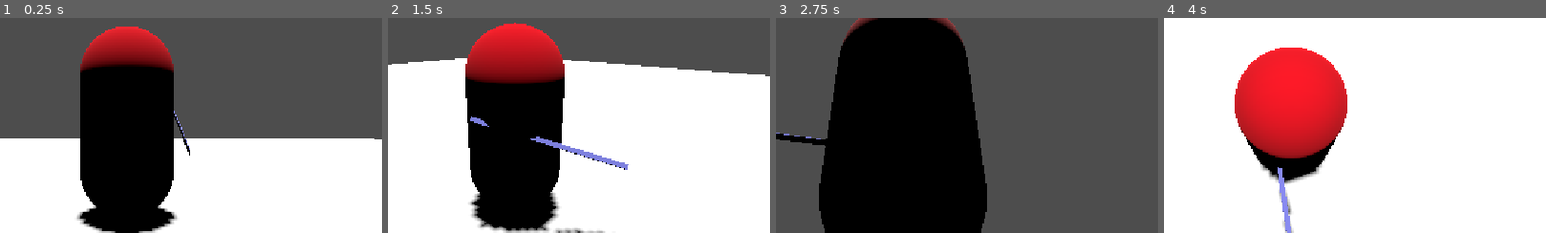
Above: before the commit, frames 1-4 (left to right).
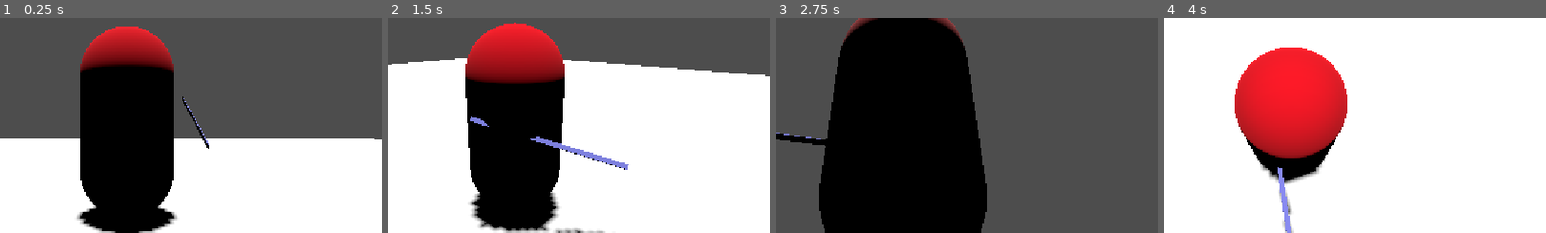
Above: after the commit, the same moments.

Repository: Gabaghooul/Dark-of-Curseness
Game: Godot game, scene res://main.tscn
Same seed, same stepped clock (60 frames per second), same inputs: the game is played once before the commit and once after it.
Inputs (mouse positions are % of the whole screen's width and height, from its top left):
- Up to frame 1 (0.25 s): no input
- Up to frame 2 (1.5 s): tap Enter at 0.5 s; move the mouse to (72, 45) at 0.52 s; hold D (move_right) 0.53-1.28 s; click (72, 45) at 0.6 s; move the mouse to (30, 55) at 1.27 s; hold S (move_back) from 1.28 s (still down); click (30, 55) at 1.35 s
- Up to frame 3 (2.75 s): move the mouse to (60, 28) at 2.02 s; release S (move_back) at 2.03 s; hold D (move_right) from 2.03 s (still down); click (60, 28) at 2.1 s
- Up to frame 4 (4 s): move the mouse to (45, 70) at 2.77 s; release D (move_right) at 2.78 s; hold W (move_forward) 2.78-3.53 s; click (45, 70) at 2.85 s; move the mouse to (80, 65) at 3.52 s; hold A (move_left) from 3.53 s (still down); click (80, 65) at 3.6 s
The pictures show only the part of the screen within x 33-83%, y 26-76%; the shares and areas given below are measured in that part.

The runs differ from the first frame. In frame 1, 0.3% of the frame differs, in the area x 45-55%, y 36-64%; in frame 2, less than 0.1%; in frame 3, less than 0.1%; in frame 4, less than 0.1%.

Commit message:
Slightly more robust combo logic

Diff:
--- a/enemy.gd
+++ b/enemy.gd
@@ -1,6 +1,6 @@
 extends CharacterBody3D
 
-@export var max_hp = 50
+@export var max_hp = 250
 @export var damage = 10
 var connected_hits = []
 
@@ -28,6 +28,10 @@
 		target.get_node("Health").take_damage(damage)
 		connected_hits.append(target)
 
+func hurt():
+	timer.start()
+	$AnimationPlayer.play("Hurt")
+
 func death():
 	#give xp/roll for drops/etc
 	queue_free()
--- a/enemy.tscn
+++ b/enemy.tscn
@@ -113,3 +113,4 @@
 [connection signal="area_entered" from="VisualPivot/Hitbox" to="." method="_on_hitbox_area_entered"]
 [connection signal="timeout" from="Timer" to="." method="_on_timeout"]
 [connection signal="death" from="Health" to="." method="death"]
+[connection signal="hurt" from="Health" to="." method="hurt"]
--- a/health.gd
+++ b/health.gd
@@ -2,6 +2,7 @@
 
 var max_hp = 0
 var hp = 0
+signal hurt
 signal death
 
 func init(parent_hp):
@@ -10,6 +11,7 @@
 
 func take_damage(damage):
 	if hp > 0:
+		emit_signal("hurt")
 		hp -= damage
 		print("Entity hit: ", hp, "/", max_hp)
 		if hp <= 0:
--- a/player.gd
+++ b/player.gd
@@ -44,7 +44,7 @@
 		elif state == "RECOVERY":
 			state = "ATTACK"
 			velocity = Vector3.ZERO
-			$WeaponSlot/Weapon.attack2()
+			$WeaponSlot/Weapon.attack()
 		elif state == "ATTACK":
 			combo_buffered = true
 
@@ -53,11 +53,12 @@
 	if combo_buffered:
 		state = "ATTACK"
 		velocity = Vector3.ZERO
-		$WeaponSlot/Weapon.attack2()
+		$WeaponSlot/Weapon.attack()
 		combo_buffered = false
 
 func reset_state():
 	state = "READY"
+	combo_buffered = false
 
 func _unhandled_input(event):
 	if event is InputEventMouseMotion:
@@ -65,6 +66,10 @@
 		spring_arm.rotation_degrees.x = clamp(spring_arm.rotation_degrees.x, -90.0, 30.0)
 		spring_arm.rotation.y -= event.relative.x * mouse_sensitivity
 
+func hurt():
+	state = "HURT"
+	$AnimationPlayer.play("Hurt")
+
 func death():
 	#game over
 	queue_free()
--- a/player.tscn
+++ b/player.tscn
@@ -14,6 +14,47 @@
 [sub_resource type="CapsuleMesh" id="CapsuleMesh_4flbx"]
 material = SubResource("StandardMaterial3D_onrkg")
 
+[sub_resource type="Animation" id="Animation_i3pqv"]
+resource_name = "Hurt"
+length = 0.2667
+tracks/0/type = "rotation_3d"
+tracks/0/imported = false
+tracks/0/enabled = true
+tracks/0/path = NodePath("Pivot")
+tracks/0/interp = 1
+tracks/0/loop_wrap = true
+tracks/0/keys = PackedFloat32Array(0, 1, 0, 0, 0, 1, 0.13333333, 1, 0.11462298, 0, 0, 0.9934091, 0.2667, 1, 0, 0, 0, 1)
+tracks/1/type = "method"
+tracks/1/imported = false
+tracks/1/enabled = true
+tracks/1/path = NodePath(".")
+tracks/1/interp = 1
+tracks/1/loop_wrap = true
+tracks/1/keys = {
+"times": PackedFloat32Array(0.2667),
+"transitions": PackedFloat32Array(1),
+"values": [{
+"args": [],
+"method": &"reset_state"
+}]
+}
+
+[sub_resource type="Animation" id="Animation_hqtel"]
+length = 0.001
+tracks/0/type = "rotation_3d"
+tracks/0/imported = false
+tracks/0/enabled = true
+tracks/0/path = NodePath("Pivot")
+tracks/0/interp = 1
+tracks/0/loop_wrap = true
+tracks/0/keys = PackedFloat32Array(0, 1, 0, 0, 0, 1)
+
+[sub_resource type="AnimationLibrary" id="AnimationLibrary_sweqy"]
+_data = {
+&"Hurt": SubResource("Animation_i3pqv"),
+&"RESET": SubResource("Animation_hqtel")
+}
+
 [node name="Player" type="CharacterBody3D" unique_id=1596719240]
 script = ExtResource("1_4flbx")
 
@@ -28,6 +69,7 @@
 shape = SubResource("CapsuleShape3D_2iv3x")
 
 [node name="Pivot" type="MeshInstance3D" parent="." unique_id=1417364264]
+transform = Transform3D(1, 0, 0, 0, 1.0000001, 0, 0, 0, 1.0000001, 0, 0, 0)
 mesh = SubResource("CapsuleMesh_4flbx")
 
 [node name="CameraPivot" type="Node3D" parent="." unique_id=1632955056]
@@ -45,6 +87,10 @@
 
 [node name="Health" parent="." unique_id=111858265 instance=ExtResource("3_i3pqv")]
 
+[node name="AnimationPlayer" type="AnimationPlayer" parent="." unique_id=358421734]
+libraries/ = SubResource("AnimationLibrary_sweqy")
+
 [connection signal="animation_finished" from="WeaponSlot/Weapon" to="." method="reset_state"]
 [connection signal="combo_ready" from="WeaponSlot/Weapon" to="." method="enter_recovery"]
 [connection signal="death" from="Health" to="." method="death"]
+[connection signal="hurt" from="Health" to="." method="hurt"]
--- a/weapon.gd
+++ b/weapon.gd
@@ -2,27 +2,30 @@
 
 @export var base_damage = 10
 @export var damage = 10
+
+var combo_stage = 0
+var max_combo = 3
+var combo_multipliers = [1, 1.5, 2]
+var combo_animations = ["swing", "swing2", "swing3"]
 var connected_hits = []
 signal animation_finished
 signal combo_ready
 
 func attack():
-	damage = base_damage
+	damage = base_damage * combo_multipliers[combo_stage]
 	connected_hits = []
-	$AnimationPlayer.play("swing")
-
-func attack2():
-	damage = base_damage * 1.2
-	connected_hits = []
-	$AnimationPlayer.play("swing2")
+	$AnimationPlayer.play(combo_animations[combo_stage])
 
 func enable_hitbox():
 	$VisualPivot/Hitbox.set_deferred("monitoring", true)
 
 func combo_window():
-	emit_signal("combo_ready")
+	combo_stage += 1
+	if combo_stage != max_combo:
+		emit_signal("combo_ready")
 
 func finish_attack():
+	combo_stage = 0
 	$VisualPivot/Hitbox.set_deferred("monitoring", false)
 	emit_signal("animation_finished")
 
--- a/weapon.tscn
+++ b/weapon.tscn
@@ -61,7 +61,7 @@
 
 [sub_resource type="Animation" id="Animation_8xwfw"]
 resource_name = "swing2"
-length = 0.39999999999999997
+length = 0.4
 tracks/0/type = "rotation_3d"
 tracks/0/imported = false
 tracks/0/enabled = true
@@ -69,6 +69,44 @@
 tracks/0/interp = 1
 tracks/0/loop_wrap = true
 tracks/0/keys = PackedFloat32Array(0, 1, -0.45093098, 0.891988, -0.01439932, 0.028483342, 0.4, 1, -0.12915233, 0.25547665, -0.43227974, 0.8550939)
+tracks/1/type = "method"
+tracks/1/imported = false
+tracks/1/enabled = true
+tracks/1/path = NodePath("..")
+tracks/1/interp = 1
+tracks/1/loop_wrap = true
+tracks/1/keys = {
+"times": PackedFloat32Array(0, 0.2, 0.4),
+"transitions": PackedFloat32Array(1, 1, 1),
+"values": [{
+"args": [],
+"method": &"enable_hitbox"
+}, {
+"args": [],
+"method": &"combo_window"
+}, {
+"args": [],
+"method": &"finish_attack"
+}]
+}
+tracks/2/type = "position_3d"
+tracks/2/imported = false
+tracks/2/enabled = true
+tracks/2/path = NodePath(".")
+tracks/2/interp = 1
+tracks/2/loop_wrap = true
+tracks/2/keys = PackedFloat32Array(0, 1, -0.7773973, 0, -0.09013383, 0.4, 1, 0.23567057, 0.12961727, 0)
+
+[sub_resource type="Animation" id="Animation_3fy1u"]
+resource_name = "swing3"
+length = 0.4
+tracks/0/type = "rotation_3d"
+tracks/0/imported = false
+tracks/0/enabled = true
+tracks/0/path = NodePath(".")
+tracks/0/interp = 1
+tracks/0/loop_wrap = true
+tracks/0/keys = PackedFloat32Array(0, 1, -0.12915233, 0.25547665, -0.43227974, 0.8550939, 0.4, 1, -0.3902451, 0.7719452, 0.22639517, -0.44783312)
 tracks/1/type = "method"
 tracks/1/imported = false
 tracks/1/enabled = true
@@ -92,20 +130,21 @@
 tracks/2/path = NodePath(".")
 tracks/2/interp = 1
 tracks/2/loop_wrap = true
-tracks/2/keys = PackedFloat32Array(0, 1, -0.7773973, 0, -0.09013383, 0.4, 1, 0.23567057, 0.12961727, 0)
+tracks/2/keys = PackedFloat32Array(0, 1, 0.23567057, 0.12961727, 0, 0.4, 1, -0.41163468, 0.12961727, 0)
 
 [sub_resource type="AnimationLibrary" id="AnimationLibrary_8xwfw"]
 _data = {
 &"RESET": SubResource("Animation_swcir"),
 &"swing": SubResource("Animation_o2wld"),
-&"swing2": SubResource("Animation_8xwfw")
+&"swing2": SubResource("Animation_8xwfw"),
+&"swing3": SubResource("Animation_3fy1u")
 }
 
 [node name="Weapon" type="Node3D" unique_id=72729195]
 script = ExtResource("1_swcir")
 
 [node name="VisualPivot" type="Node3D" parent="." unique_id=1922229995]
-transform = Transform3D(0.9999999, 0, 0, 0, 0.9999997, 0, 0, 0, 1, 0, 0, 0)
+transform = Transform3D(0.9999999, 0, 0, 0, 0.9999997, 0, 0, 0, 1, 0.21948794, 0.12961727, 0)
 
 [node name="Hitbox" type="Area3D" parent="VisualPivot" unique_id=1175507382]
 transform = Transform3D(0.99999994, 0, 0, 0, 0.9999998, 0, 0, 0, 0.9999999, 0, 0, 0)
